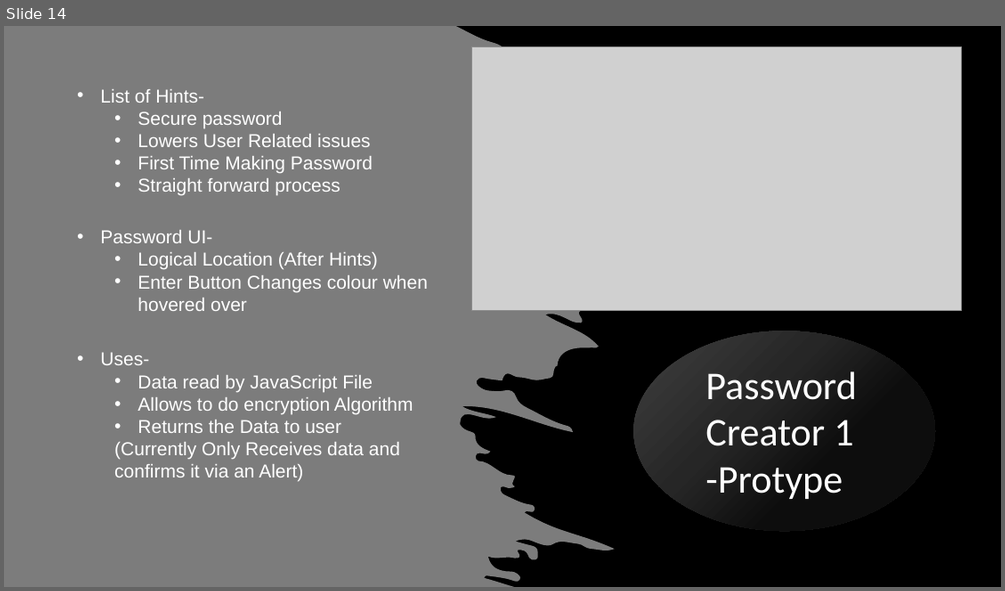
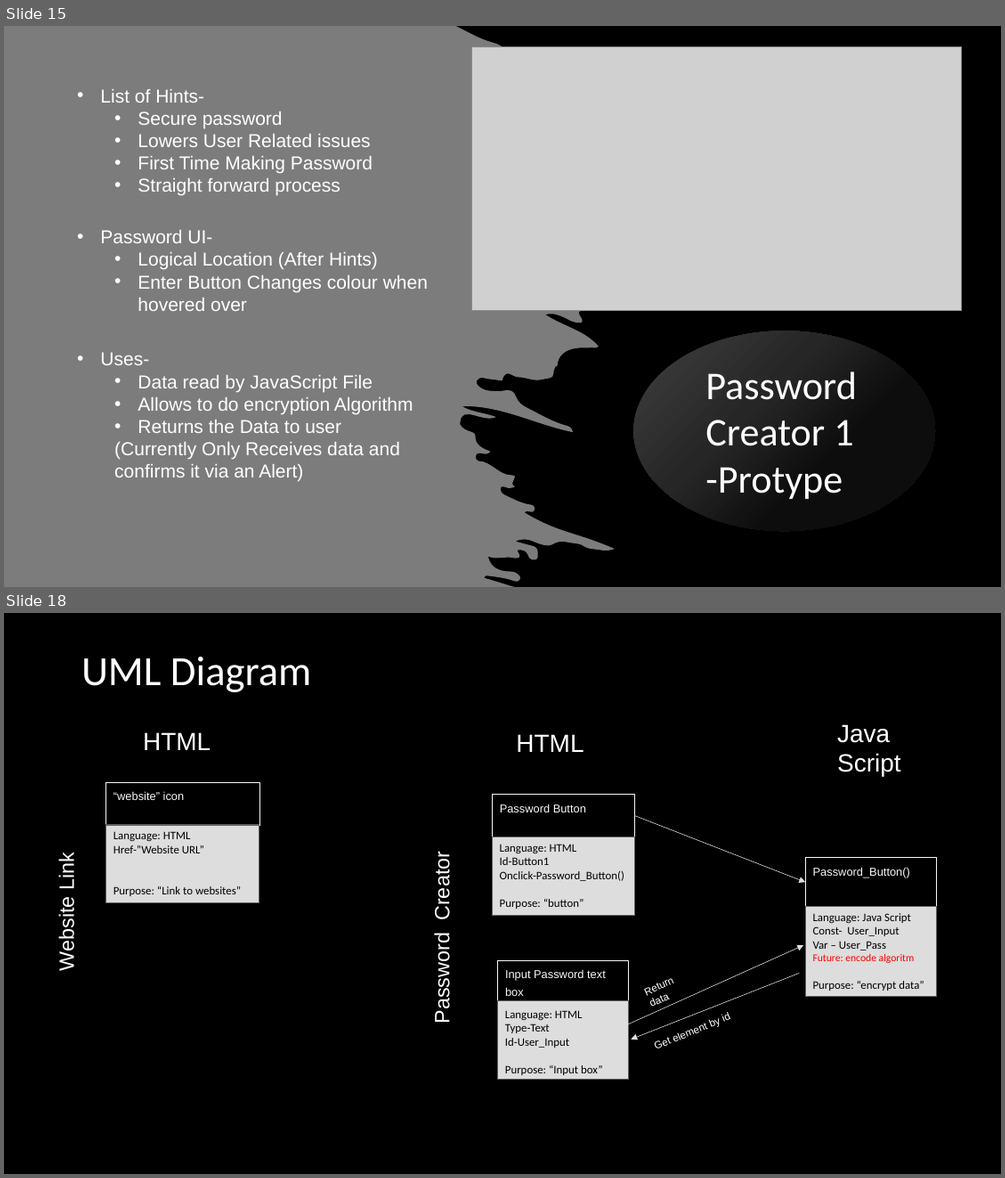
Before and after one commit to Niko-PL/Nikodem-Drabik-1004-Project, a slide deck: Project White Spectra.pptx. Shown one above the other, each under a label of ours: slide 14 before the commit, slides 15 and 18 after it; the slides between them are not shown. The pictures are 1005x591 and 1005x1178 pixels, drawn with LibreOffice and Linux fonts; fonts in the diff are those of the drawing; grey boxes stand for pictures. Boxes give left, top, right and bottom in pixels: in the first picture for what was removed or moved away, otherwise in the second. Text is boxed around its words. In the diff, an @@ line names an element or a change of style, - is before the commit and + after.

```diff
--- a/Project White Spectra.pptx
+++ b/Project White Spectra.pptx
@@ slide 18 added at box(4, 613, 1001, 1174), background #000000 @@
@@ text added at box(81, 657, 311, 692), 40 pt, text #FFFFFF @@
+UML Diagram
@@ text added at box(143, 732, 210, 750), 24 pt, text #FFFFFF @@
+HTML
@@ text added at box(516, 734, 583, 752), 24 pt, text #FFFFFF @@
+HTML
@@ text added at box(837, 724, 901, 776), 24 pt, text #FFFFFF @@
+Java Script
@@ rectangle added at box(105, 782, 259, 825), fill #000000, outline #F8F8F8 0.5 pt, 11 pt, text #F8F8F8 @@
+“website” icon
@@ rectangle added at box(493, 794, 634, 836), fill #000000, outline #F8F8F8 0.5 pt, 11 pt, text #F8F8F8 @@
+Password Button
@@ rectangle added at box(105, 825, 259, 903), fill #DDDDDD, outline #616161 1 pt @@
@@ arrow added from (634, 816) to (806, 882), #DDDDDD 0.5 pt @@
@@ text added at box(113, 831, 546, 1075), 11 pt, text #000000 @@
+Language: HTML
+Href-”Website URL”
+Purpose: “Link to websites”
@@ rectangle added at box(493, 836, 634, 915), fill #DDDDDD, outline #616161 1 pt @@
@@ text added at box(500, 844, 624, 908), 11 pt, text #000000 @@
+Language: HTML
+Id-Button1
+Onclick-Password_Button()
+Purpose: “button”
@@ text added at box(56, 856, 79, 969), 20 pt, text #FFFFFF @@
+Website Link
@@ text added at box(430, 859, 453, 1022), 20 pt, text #FFFFFF @@
+Password Creator
@@ rectangle added at box(806, 858, 937, 906), fill #000000, outline #F8F8F8 0.5 pt, 11 pt, text #F8F8F8 @@
+Password_Button()
@@ rectangle added at box(806, 906, 937, 996), fill #DDDDDD, outline #616161 1 pt @@
@@ text added at box(813, 913, 914, 990), 11 pt, text #000000 @@
+Language: Java Script
+Const- User_Input
+Var – User_Pass
+Future: encode algoritm
+Purpose: “encrypt data”
@@ arrow added from (627, 1025) to (803, 945), #DDDDDD 0.5 pt @@
@@ rectangle added at box(498, 960, 629, 1004), fill #000000, outline #F8F8F8 0.5 pt, 11 pt, text #F8F8F8 @@
+Input Password text box
@@ arrow added from (800, 973) to (631, 1039), #DDDDDD 0.5 pt @@
@@ text added at box(898, 981, 923, 989), 10 pt, text #FFFFFF @@
+Return data
@@ rectangle added at box(498, 1000, 629, 1079), fill #DDDDDD, outline #616161 1 pt @@
@@ text added at box(505, 1010, 603, 1075), 11 pt, text #000000 @@
+Language: HTML
+Type-Text
+Id-User_Input
+Purpose: “Input box”
@@ text added at box(723, 1013, 730, 1022), 10 pt, text #FFFFFF @@
+Get element by id
@@ what was slide 14 is now slide 15 @@
```
Also in this commit, not shown: 6 slides changed, 1 other slide added, 3 other files.
